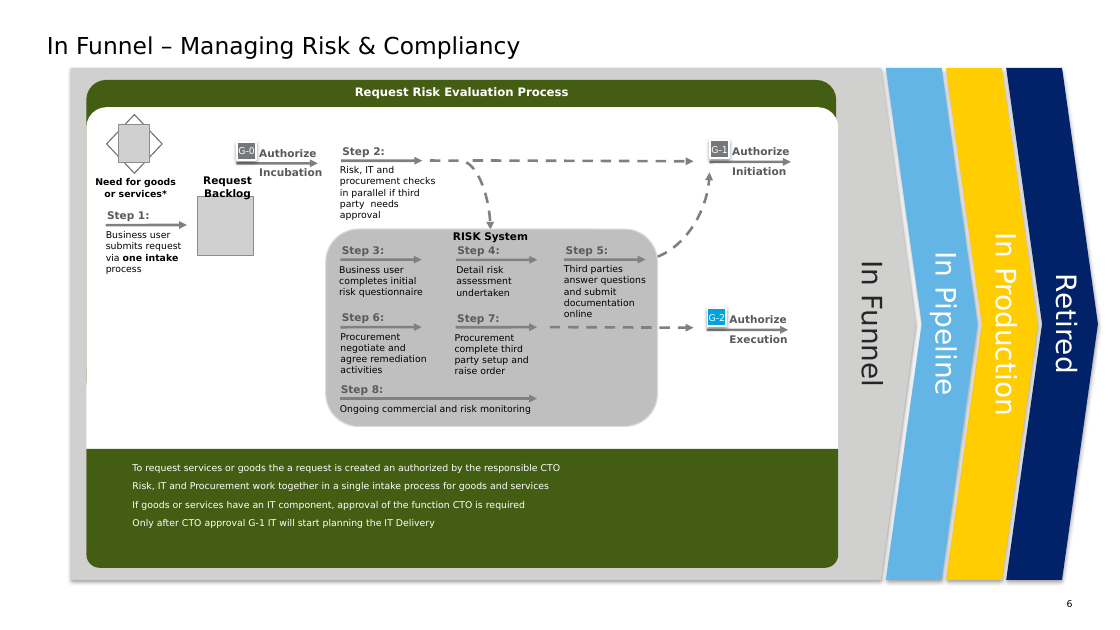
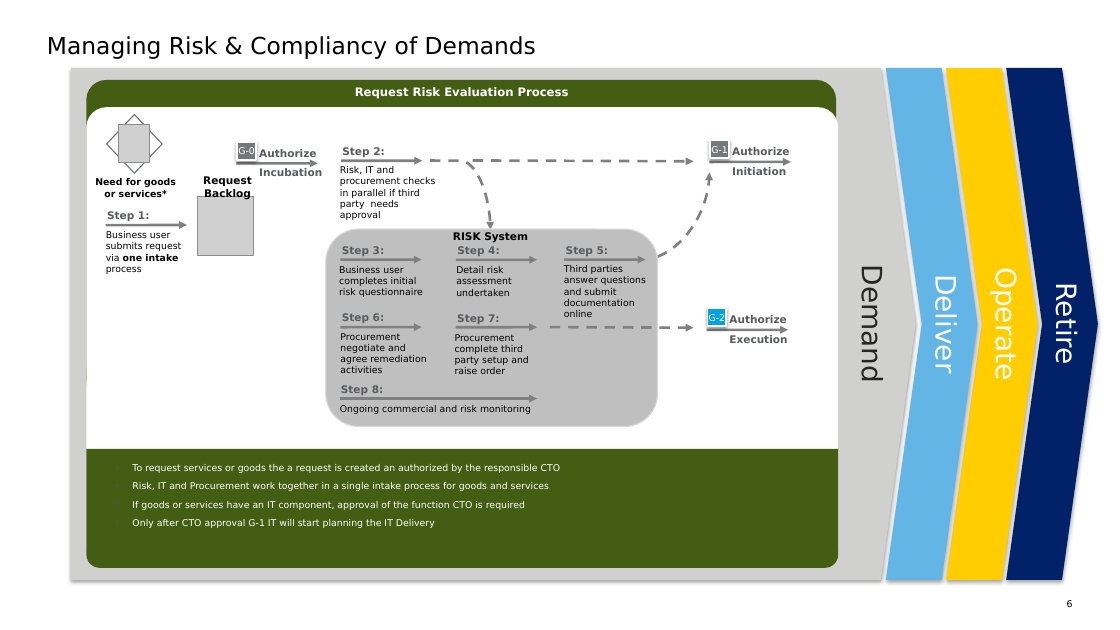
Before and after one commit to sjhoeksma/docs4it, a slide deck: slide 6 of support-material/docs4IT.pptx. Drawn at 1120x630 pixels with LibreOffice and Linux fonts; fonts in the diff are those of the drawing; grey boxes stand for pictures. Boxes give left, top, right and bottom in pixels: in the first picture for what was removed or moved away, otherwise in the second. Text is boxed around its words. In the diff, an @@ line names an element or a change of style, - is before the commit and + after.

```diff
--- a/support-material/docs4IT.pptx
+++ b/support-material/docs4IT.pptx
@@ title at bbox=[47, 36, 536, 59]: text changed @@
-In Funnel – Managing Risk & Compliancy
+Managing Risk & Compliancy of Demands
@@ text in pentagon arrow at bbox=[855, 276, 888, 380]: text changed @@
-In Funnel
+Demand
@@ text in chevron at bbox=[929, 284, 962, 371]: text changed @@
-In Pipeline
+Deliver
@@ text in chevron at bbox=[989, 278, 1022, 378]: text changed @@
-In Production
+Operate
@@ text in chevron at bbox=[1049, 291, 1082, 363]: text changed @@
-Retired
+Retire
```
Also in this commit, not shown: 12 other slides changed, 4 slides added, 24 other files.
